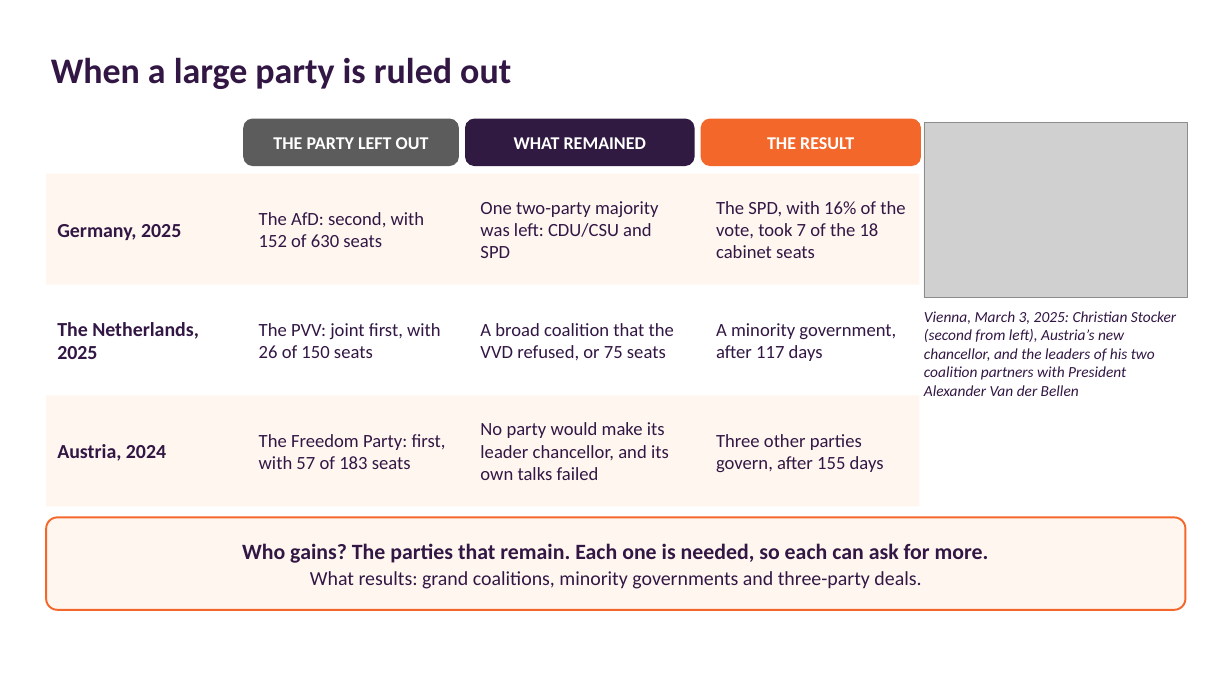
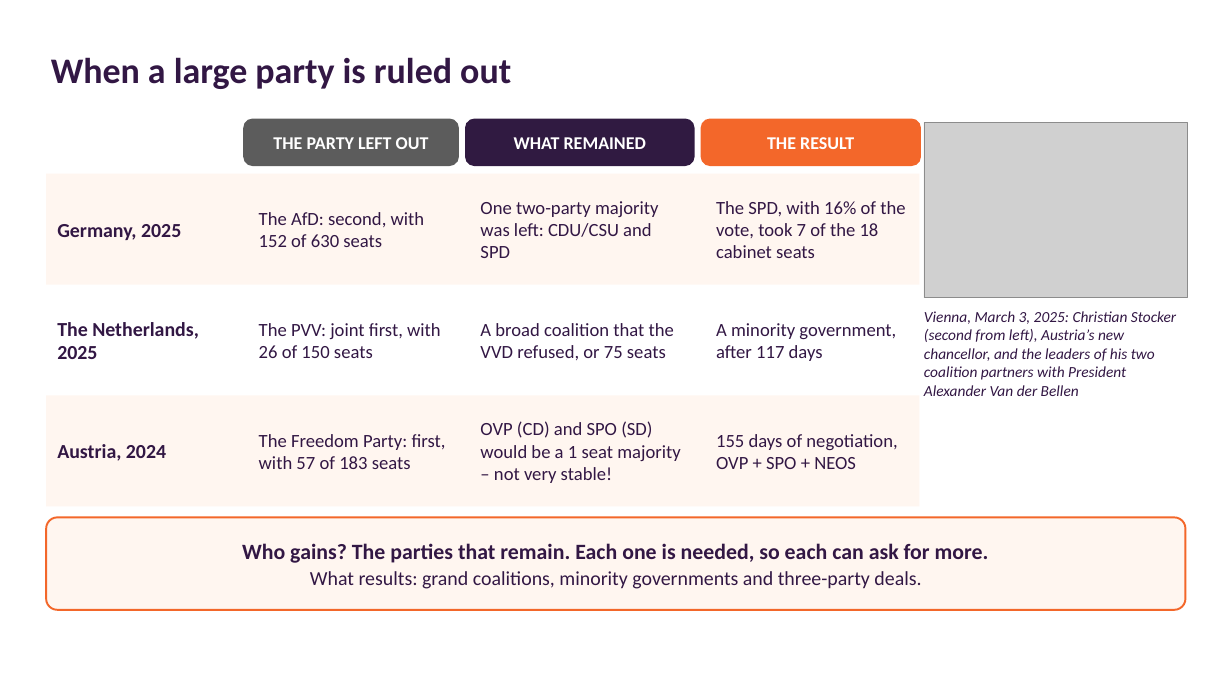
Before and after one commit to Will-Horne/will-horne.github.io, a slide deck: slide 15 of posc-3710/2026-10-28-how-governments-form.pptx. Drawn at 1232x693 pixels with LibreOffice and Linux fonts; fonts in the diff are those of the drawing; grey boxes stand for pictures; background and template pictures are left out. Boxes give left, top, right and bottom in pixels: in the first picture for what was removed or moved away, otherwise in the second. Text is boxed around its words. In the diff, an @@ line names an element or a change of style, - is before the commit and + after.

Commit message:
Update How Governments Form; add The Other Challengers

```diff
--- a/posc-3710/2026-10-28-how-governments-form.pptx
+++ b/posc-3710/2026-10-28-how-governments-form.pptx
@@ text at [480,421,681,483]: text changed @@
-No party would make its leader chancellor, and its own talks failed
+OVP (CD) and SPO (SD) would be a 1 seat majority – not very stable!
@@ text at [716,434,897,469]: text changed @@
-Three other parties govern, after 155 days
+155 days of negotiation, OVP + SPO + NEOS
```
Also in this commit, not shown: 5 other slides changed, 3 slides added, 2 slides removed, 4 other files.
